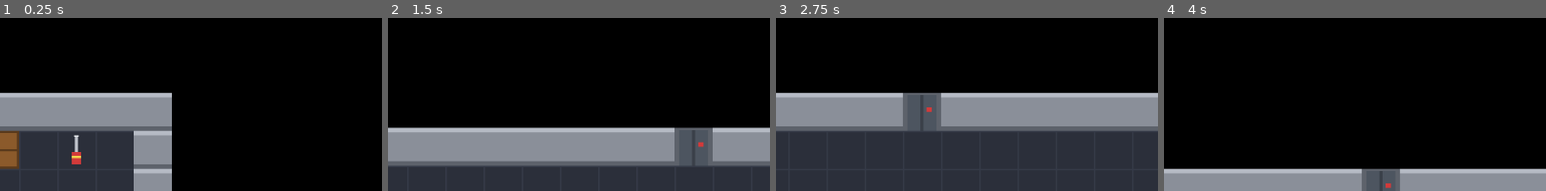
Above: before the commit, frames 1-4 (left to right).
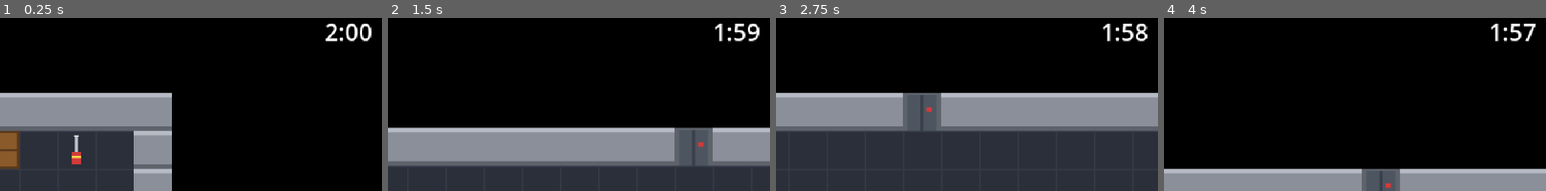
Above: after the commit, the same moments.

Repository: fabiomix/gmtk-2026
Game: Godot game, scene res://main/main.tscn
The game is run twice, just before and just after one commit, with the same random seed, the same clock (stepped at 60 frames per second) and the same inputs.
Inputs (mouse positions are % of the whole screen's width and height, from its top left):
- Up to frame 1 (0.25 s): no input
- Up to frame 2 (1.5 s): tap Enter at 0.5 s; move the mouse to (72, 54) at 0.52 s; hold D (move_right) 0.53-1.28 s; tap E (interact) at 0.6, 1.35 s; click (72, 54) at 0.67 s; move the mouse to (30, 66) at 1.27 s; hold S (move_down) from 1.28 s (still down)
- Up to frame 3 (2.75 s): tap Space at 2 s; move the mouse to (60, 33) at 2.02 s; release S (move_down) at 2.03 s; hold D (move_right) from 2.03 s (still down); tap E (interact) at 2.1 s
- Up to frame 4 (4 s): move the mouse to (45, 85) at 2.77 s; release D (move_right) at 2.78 s; hold W (move_up) 2.78-3.53 s; tap E (interact) at 2.85, 3.6 s; click (45, 85) at 2.92 s; tap Enter at 3.5 s; move the mouse to (80, 78) at 3.52 s; hold A (move_left) from 3.53 s (still down)
The pictures show only the part of the screen within x 50-100%, y 0-50%; the shares and areas given below are measured in that part.

The runs differ from the first frame. In frame 1, 0.7% of the frame differs, in the area x 85-98%, y 3-14%; in frame 2, 0.6%; in frame 3, 0.6%; in frame 4, 0.5%.

Commit message:
Phase 5: countdown, pause menu and capture screen
Co-Authored-By: Claude Opus 5.5 <noreply@anthropic.com>

Diff:
--- a/autoload/run_manager.gd
+++ b/autoload/run_manager.gd
@@ -4,9 +4,35 @@
 ## Persistent state (memories, kept items) will live in GameManager instead.
 
 signal inventory_changed
+## Emitted exactly once per run, when the countdown reaches zero.
+signal captured
 
+enum State { PLAYING, CAPTURED }
+
+## Length of a run in seconds.
+var run_duration := 120.0
+## Seconds left before the guards arrive.
+var time_left := run_duration
+var state := State.PLAYING
 ## Items carried during this run. Never contains the same item twice.
 var inventory: Array[ItemData] = []
+
+
+## Counts down on the physics clock (fixed 60 ticks/s, like the player's
+## movement). It stops by itself while the game is paused.
+func _physics_process(delta: float) -> void:
+	if state != State.PLAYING:
+		return
+	time_left = maxf(time_left - delta, 0.0)
+	if time_left == 0.0:
+		# Change the state first: from now on this code can't run again,
+		# so the capture happens only once.
+		state = State.CAPTURED
+		captured.emit()
+
+
+func is_playing() -> bool:
+	return state == State.PLAYING
 
 
 func add_item(item: ItemData) -> void:
--- a/main/main.gd
+++ b/main/main.gd
@@ -4,9 +4,18 @@
 
 @onready var _world: Node2D = $World
 @onready var _hud: HUD = $HUD
+@onready var _capture_screen: CaptureScreen = $CaptureScreen
 
 
 func _ready() -> void:
 	var player: Player = _world.get_node("Player")
 	player.interaction_prompt_changed.connect(_hud.show_prompt)
 	player.interacted.connect(_hud.show_message)
+	RunManager.captured.connect(_on_run_captured)
+
+
+## The countdown reached zero: freeze the game (movement, interactions,
+## warps) and show the capture screen.
+func _on_run_captured() -> void:
+	get_tree().paused = true
+	_capture_screen.open()
--- a/main/main.tscn
+++ b/main/main.tscn
@@ -3,6 +3,8 @@
 [ext_resource type="Script" path="res://main/main.gd" id="1_script"]
 [ext_resource type="PackedScene" path="res://world/world.tscn" id="2_world"]
 [ext_resource type="PackedScene" path="res://ui/hud.tscn" id="3_hud"]
+[ext_resource type="PackedScene" path="res://ui/pause_menu.tscn" id="4_pause_menu"]
+[ext_resource type="PackedScene" path="res://ui/capture_screen.tscn" id="5_capture_screen"]
 
 [node name="Main" type="Node"]
 script = ExtResource("1_script")
@@ -10,3 +12,7 @@
 [node name="World" parent="." instance=ExtResource("2_world")]
 
 [node name="HUD" parent="." instance=ExtResource("3_hud")]
+
+[node name="PauseMenu" parent="." instance=ExtResource("4_pause_menu")]
+
+[node name="CaptureScreen" parent="." instance=ExtResource("5_capture_screen")]
--- a/tests/test_base.gd
+++ b/tests/test_base.gd
@@ -86,6 +86,20 @@
 	await frames(2)
 
 
+## Sends a real input event (menus use _unhandled_input, which doesn't see
+## Input.action_press).
+func send_action(action: StringName) -> void:
+	var event := InputEventAction.new()
+	event.action = action
+	event.pressed = true
+	Input.parse_input_event(event)
+	await frames(2)
+	event = event.duplicate()
+	event.pressed = false
+	Input.parse_input_event(event)
+	await frames(2)
+
+
 ## Walks in a direction until a warp starts, then waits for it to end.
 func walk_into_door(action: StringName, max_frames := 120) -> bool:
 	Input.action_press(action)
--- /dev/null
+++ b/tests/test_timer.gd
@@ -0,0 +1,71 @@
+extends "res://tests/test_base.gd"
+## Countdown, pause menu and capture.
+
+const TICK := 1.0 / 60.0
+
+var run_manager: Node
+var captured_count := 0
+
+
+func run_tests() -> void:
+	run_manager = root.get_node("RunManager")
+	run_manager.captured.connect(func() -> void: captured_count += 1)
+	var timer_label: Label = main.get_node("HUD").get_node("%TimerLabel")
+	var pause_menu: CanvasLayer = main.get_node("PauseMenu")
+	var capture_screen: CanvasLayer = main.get_node("CaptureScreen")
+
+	# Countdown runs in real time: 60 physics ticks = 1 second.
+	check("run lasts 120 s", run_manager.run_duration, 120.0)
+	var t0: float = run_manager.time_left
+	await frames(60)
+	check("60 ticks = 1 s", snappedf(t0 - run_manager.time_left, 0.001), 1.0)
+	check("HUD shows the countdown", timer_label.text, "1:59")
+
+	# The countdown keeps running during a warp.
+	t0 = run_manager.time_left
+	var tick0 := Engine.get_physics_frames()
+	await walk_into_door(&"move_right")
+	var expected := (Engine.get_physics_frames() - tick0) * TICK
+	check("timer runs during the warp", absf((t0 - run_manager.time_left) - expected) < TICK * 2, true)
+
+	# Pause: Esc stops everything, countdown included.
+	await send_action(&"pause")
+	check("Esc pauses the game", paused, true)
+	check("pause menu visible", pause_menu.visible, true)
+	t0 = run_manager.time_left
+	var pos: Vector2 = player.global_position
+	await hold(&"move_right", 30)
+	await frames(30)
+	check("countdown frozen in pause", run_manager.time_left, t0)
+	check("player frozen in pause", player.global_position, pos)
+	await send_action(&"pause")
+	check("Esc again resumes", paused, false)
+	check("pause menu hidden", pause_menu.visible, false)
+
+	# Resume button works too.
+	await send_action(&"pause")
+	pause_menu.get_node("%ResumeButton").pressed.emit()
+	await frames(2)
+	check("Resume button resumes", paused, false)
+
+	# Capture: bring the countdown close to zero.
+	run_manager.time_left = 0.5
+	await frames(29)
+	check("not captured yet", captured_count, 0)
+	await frames(60)
+	check("captured exactly once", captured_count, 1)
+	check("run state is CAPTURED", run_manager.is_playing(), false)
+	check("game paused on capture", paused, true)
+	check("capture screen visible", capture_screen.visible, true)
+	check("capture screen lists nothing carried",
+			capture_screen.get_node("%ItemsLabel").text, "You were carrying nothing.")
+	check("HUD shows 0:00", timer_label.text, "0:00")
+
+	pos = player.global_position
+	await hold(&"move_left", 30)
+	await frames(30)
+	check("player frozen after capture", player.global_position, pos)
+	await send_action(&"pause")
+	check("Esc doesn't open the pause menu on the capture screen", pause_menu.visible, false)
+	check("still paused", paused, true)
+	check("still captured only once", captured_count, 1)
--- /dev/null
+++ b/ui/capture_screen.gd
@@ -0,0 +1,22 @@
+class_name CaptureScreen
+extends CanvasLayer
+## Shown when the countdown reaches zero: the guards take the spy back to
+## the cell (a capture, not a death). It lists the items being carried;
+## Phase 6 will let the player choose which ones to keep.
+
+@onready var _items_label: Label = %ItemsLabel
+
+
+func _ready() -> void:
+	hide()
+
+
+func open() -> void:
+	var names := PackedStringArray()
+	for item in RunManager.inventory:
+		names.append("- " + item.display_name)
+	if names.is_empty():
+		_items_label.text = "You were carrying nothing."
+	else:
+		_items_label.text = "You were carrying:\n" + "\n".join(names)
+	show()
--- /dev/null
+++ b/ui/capture_screen.tscn
@@ -0,0 +1,51 @@
+[gd_scene format=3]
+
+[ext_resource type="Script" path="res://ui/capture_screen.gd" id="1_script"]
+
+[node name="CaptureScreen" type="CanvasLayer"]
+process_mode = 3
+layer = 30
+script = ExtResource("1_script")
+
+[node name="Dim" type="ColorRect" parent="."]
+anchors_preset = 15
+anchor_right = 1.0
+anchor_bottom = 1.0
+grow_horizontal = 2
+grow_vertical = 2
+color = Color(0, 0, 0, 0.85)
+
+[node name="Center" type="CenterContainer" parent="."]
+anchors_preset = 15
+anchor_right = 1.0
+anchor_bottom = 1.0
+grow_horizontal = 2
+grow_vertical = 2
+
+[node name="Box" type="VBoxContainer" parent="Center"]
+layout_mode = 2
+theme_override_constants/separation = 12
+
+[node name="Title" type="Label" parent="Center/Box"]
+layout_mode = 2
+theme_override_colors/font_color = Color(1, 0.45, 0.35, 1)
+theme_override_font_sizes/font_size = 32
+text = "CAUGHT"
+horizontal_alignment = 1
+
+[node name="Story" type="Label" parent="Center/Box"]
+layout_mode = 2
+text = "Time's up. The guards found you
+and are taking you back to your cell."
+horizontal_alignment = 1
+
+[node name="ItemsLabel" type="Label" parent="Center/Box"]
+unique_name_in_owner = true
+layout_mode = 2
+horizontal_alignment = 1
+
+[node name="NextLabel" type="Label" parent="Center/Box"]
+modulate = Color(1, 1, 1, 0.5)
+layout_mode = 2
+text = "(Next phase: choose what to keep, then a new run starts.)"
+horizontal_alignment = 1
--- a/ui/hud.gd
+++ b/ui/hud.gd
@@ -1,12 +1,19 @@
 class_name HUD
 extends CanvasLayer
-## Heads-up display: run inventory (top), interaction prompt and short
-## messages (bottom). Inventory updates by itself via RunManager;
-## prompt and messages are fed by Main (from the Player signals).
+## Heads-up display: run inventory (top left), countdown (top right),
+## interaction prompt and short messages (bottom).
+## Inventory and countdown read RunManager by themselves; prompt and
+## messages are fed by Main (from the Player signals).
+## Process mode is Always, so the countdown shows 0:00 even after the
+## capture has paused the game.
 
 const MESSAGE_TIME := 2.5
+## Below this many seconds the countdown turns red.
+const LOW_TIME := 20.0
+const LOW_TIME_COLOR := Color(1, 0.35, 0.35)
 
 @onready var _inventory_label: Label = %InventoryLabel
+@onready var _timer_label: Label = %TimerLabel
 @onready var _message_label: Label = %MessageLabel
 @onready var _prompt_label: Label = %PromptLabel
 @onready var _message_timer: Timer = $MessageTimer
@@ -20,6 +27,11 @@
 	_message_label.text = ""
 
 
+func _process(_delta: float) -> void:
+	_timer_label.text = format_time(RunManager.time_left)
+	_timer_label.modulate = LOW_TIME_COLOR if RunManager.time_left <= LOW_TIME else Color.WHITE
+
+
 func show_prompt(text: String) -> void:
 	_prompt_label.text = "" if text == "" else "[E] " + text
 
@@ -27,6 +39,12 @@
 func show_message(text: String) -> void:
 	_message_label.text = text
 	_message_timer.start(MESSAGE_TIME)
+
+
+## "m:ss", rounding up: shows 2:00 at the start and 0:00 only at zero.
+static func format_time(seconds: float) -> String:
+	var total := ceili(seconds)
+	return "%d:%02d" % [floori(total / 60.0), total % 60]
 
 
 func _update_inventory() -> void:
--- a/ui/hud.tscn
+++ b/ui/hud.tscn
@@ -3,6 +3,7 @@
 [ext_resource type="Script" path="res://ui/hud.gd" id="1_script"]
 
 [node name="HUD" type="CanvasLayer"]
+process_mode = 3
 layer = 20
 script = ExtResource("1_script")
 
@@ -10,11 +11,27 @@
 unique_name_in_owner = true
 offset_left = 8.0
 offset_top = 4.0
-offset_right = 632.0
+offset_right = 540.0
 offset_bottom = 27.0
 theme_override_colors/font_outline_color = Color(0, 0, 0, 1)
 theme_override_constants/outline_size = 4
 text = "Items: -"
+
+[node name="TimerLabel" type="Label" parent="."]
+unique_name_in_owner = true
+anchors_preset = 1
+anchor_left = 1.0
+anchor_right = 1.0
+offset_left = -96.0
+offset_top = 2.0
+offset_right = -8.0
+offset_bottom = 30.0
+grow_horizontal = 0
+theme_override_colors/font_outline_color = Color(0, 0, 0, 1)
+theme_override_constants/outline_size = 4
+theme_override_font_sizes/font_size = 20
+text = "2:00"
+horizontal_alignment = 2
 
 [node name="Bottom" type="VBoxContainer" parent="."]
 anchors_preset = 12
--- /dev/null
+++ b/ui/pause_menu.gd
@@ -0,0 +1,38 @@
+class_name PauseMenu
+extends CanvasLayer
+## Esc pauses the game (countdown included) and shows this menu; Esc again
+## or Resume closes it. It opens only while the run is being played, so it
+## can't interfere with the capture screen.
+## Process mode is Always, otherwise it couldn't react while the game is paused.
+
+@onready var _resume_button: Button = %ResumeButton
+@onready var _quit_button: Button = %QuitButton
+
+
+func _ready() -> void:
+	hide()
+	_resume_button.pressed.connect(close)
+	_quit_button.pressed.connect(get_tree().quit)
+
+
+func _unhandled_input(event: InputEvent) -> void:
+	if not event.is_action_pressed(&"pause"):
+		return
+	if visible:
+		close()
+	elif RunManager.is_playing() and not get_tree().paused:
+		open()
+	else:
+		return
+	get_viewport().set_input_as_handled()
+
+
+func open() -> void:
+	get_tree().paused = true
+	show()
+	_resume_button.grab_focus()  # so the menu works with the keyboard
+
+
+func close() -> void:
+	hide()
+	get_tree().paused = false
--- /dev/null
+++ b/ui/pause_menu.tscn
@@ -0,0 +1,44 @@
+[gd_scene format=3]
+
+[ext_resource type="Script" path="res://ui/pause_menu.gd" id="1_script"]
+
+[node name="PauseMenu" type="CanvasLayer"]
+process_mode = 3
+layer = 25
+script = ExtResource("1_script")
+
+[node name="Dim" type="ColorRect" parent="."]
+anchors_preset = 15
+anchor_right = 1.0
+anchor_bottom = 1.0
+grow_horizontal = 2
+grow_vertical = 2
+color = Color(0, 0, 0, 0.7)
+
+[node name="Center" type="CenterContainer" parent="."]
+anchors_preset = 15
+anchor_right = 1.0
+anchor_bottom = 1.0
+grow_horizontal = 2
+grow_vertical = 2
+
+[node name="Box" type="VBoxContainer" parent="Center"]
+custom_minimum_size = Vector2(160, 0)
+layout_mode = 2
+theme_override_constants/separation = 8
+
+[node name="Title" type="Label" parent="Center/Box"]
+layout_mode = 2
+theme_override_font_sizes/font_size = 28
+text = "PAUSED"
+horizontal_alignment = 1
+
+[node name="ResumeButton" type="Button" parent="Center/Box"]
+unique_name_in_owner = true
+layout_mode = 2
+text = "Resume"
+
+[node name="QuitButton" type="Button" parent="Center/Box"]
+unique_name_in_owner = true
+layout_mode = 2
+text = "Quit"
Not shown, added: tests/test_timer.gd.uid
Not shown, added: ui/capture_screen.gd.uid
Not shown, added: ui/pause_menu.gd.uid
